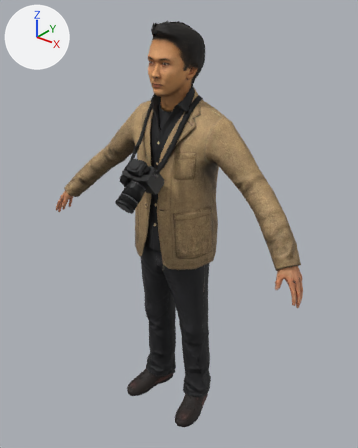
The glTF model web/assets/people/H_Kagami_M.glb, before and after one commit.
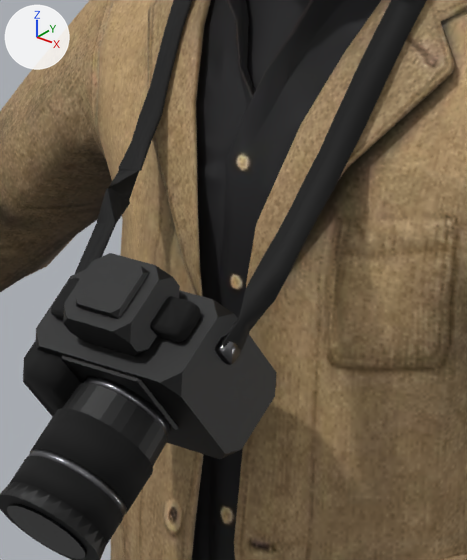
Each version is shown whole from a 50 mm camera at (1.263, -1.564, 1.952) aimed at (0.032, -0.026, 0.998), then close up on the part from 32% to 55% of the width and 25% to 47% of the height. The axes (+X, +Y, +Z) are drawn at upper left. The lights are the same throughout. The older version's two pictures come first. Where no turn or scale is listed for an object, it has been applied to the vertices. Vertices at exactly the same position are counted once.

In view in the first close-up: 'm013_hipoly_81_bones_opacity'.
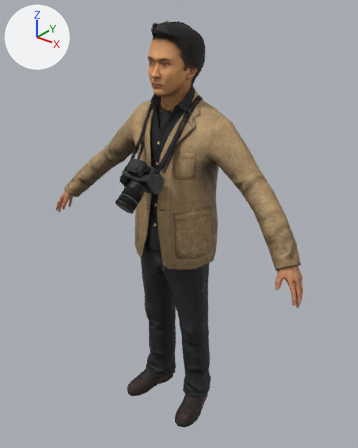
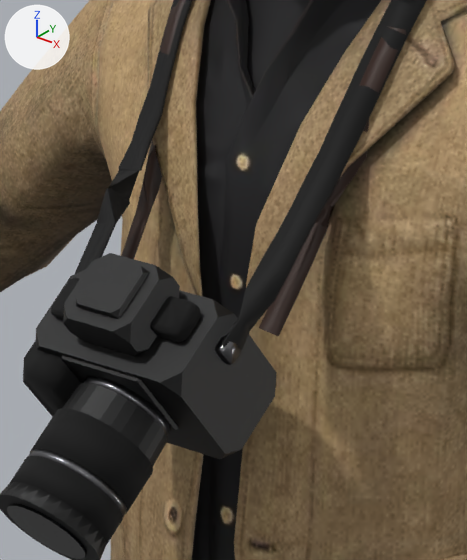
Location of each change, (x1, y1, x2, y2) in pixels of the close-ups (467 x 560 px):
part 1 of me_mesh, added: after (121, 0, 406, 336)

The change in detail:
Material 'camera_strap1964' (mat_camera_strap1964) is new.
Its base color is (0.029, 0.00778, 0.00205) (brown #301607).
Its roughness is 0.55.
me_mesh is used by ob_m013_hipoly_81_bones_opacity; location (0.0, 0.0, 0.8952).
me_mesh had 4581 vertices, 9009 faces and spanned x -0.67..0.67, y -0.35..0.14, z -0.9..0.93.
me_mesh now has 4809 vertices, 9457 faces and spans x -0.67..0.67, y -0.35..0.14, z -0.9..0.93.
me_mesh part 1: a new loose piece of 228 vertices spanning x -0.11..0.11, y -0.18..0.09, z 0.39..0.66, in mat_camera_strap1964 (brown #301607).
me_mesh gains material mat_camera_strap1964 (brown #301607).
